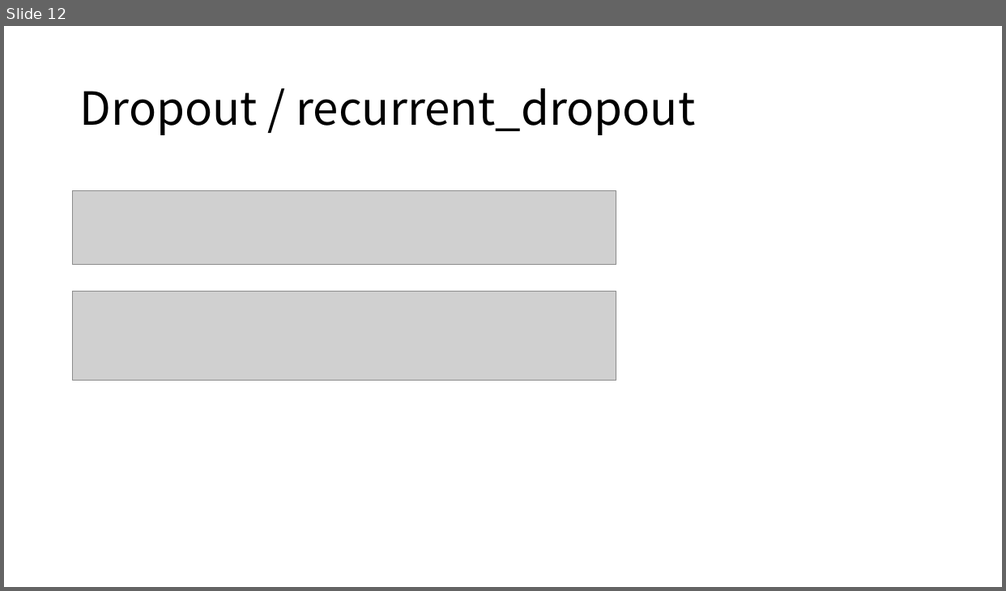
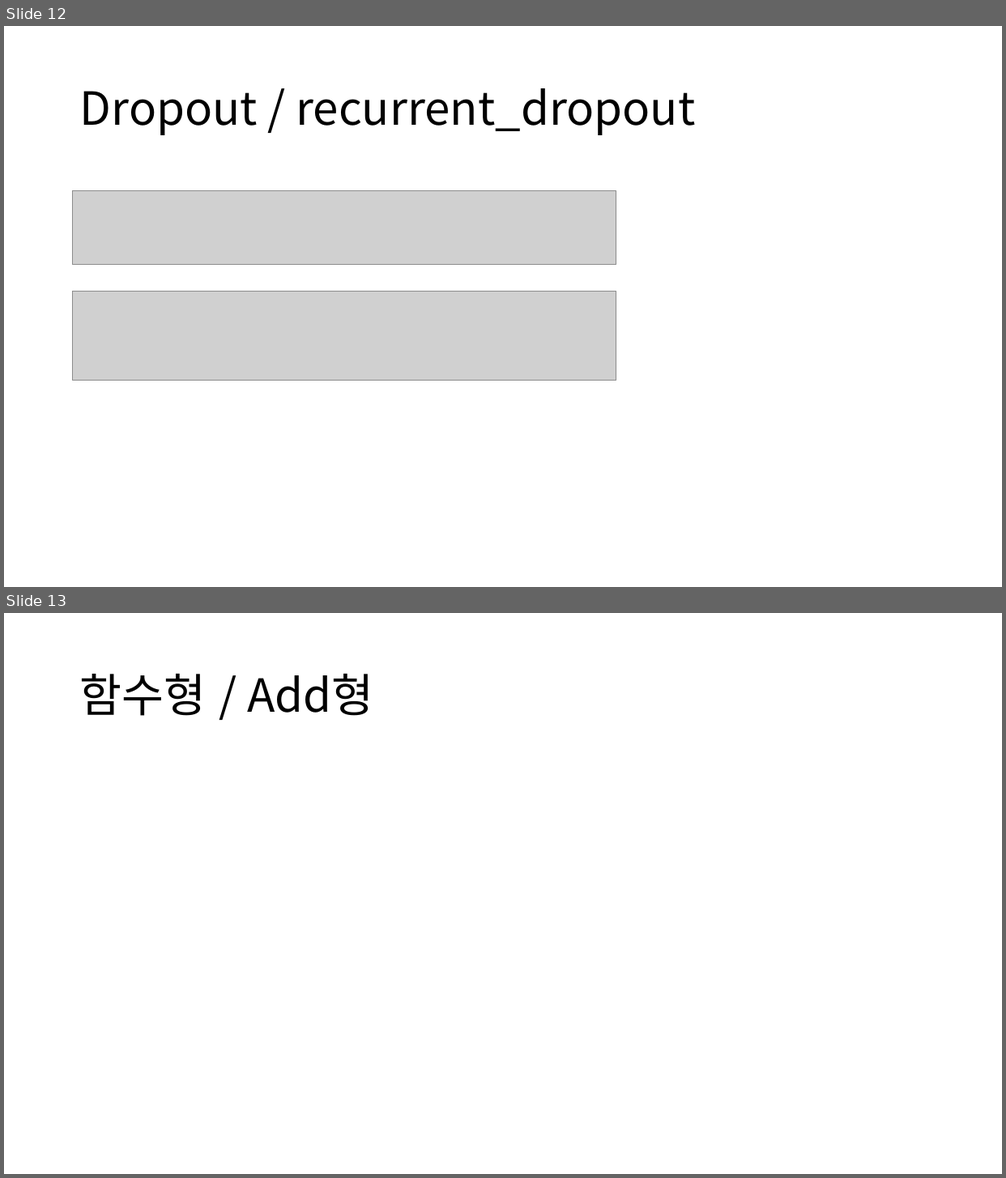
Before and after one commit to 201411094/tensorflowStudy, a slide deck: TensorFlow Beginner 공부.pptx. Shown one above the other, each under a label of ours: slide 12 before the commit, slides 12 and 13 after it. The pictures are 1006x591 and 1006x1178 pixels, drawn with LibreOffice and Linux fonts; fonts in the diff are those of the drawing; grey boxes stand for pictures. Boxes give left, top, right and bottom in pixels: in the first picture for what was removed or moved away, otherwise in the second. Text is boxed around its words. In the diff, an @@ line names an element or a change of style, - is before the commit and + after.

```diff
--- a/TensorFlow Beginner 공부.pptx
+++ b/TensorFlow Beginner 공부.pptx
@@ slide 13 added at (4, 613, 1002, 1174), background #FFFFFF @@
@@ title added at (80, 674, 374, 716), 44 pt, text #000000 @@
+함수형 / Add형
```
Also in this commit, not shown: 8 other slides added, 1 other file.
